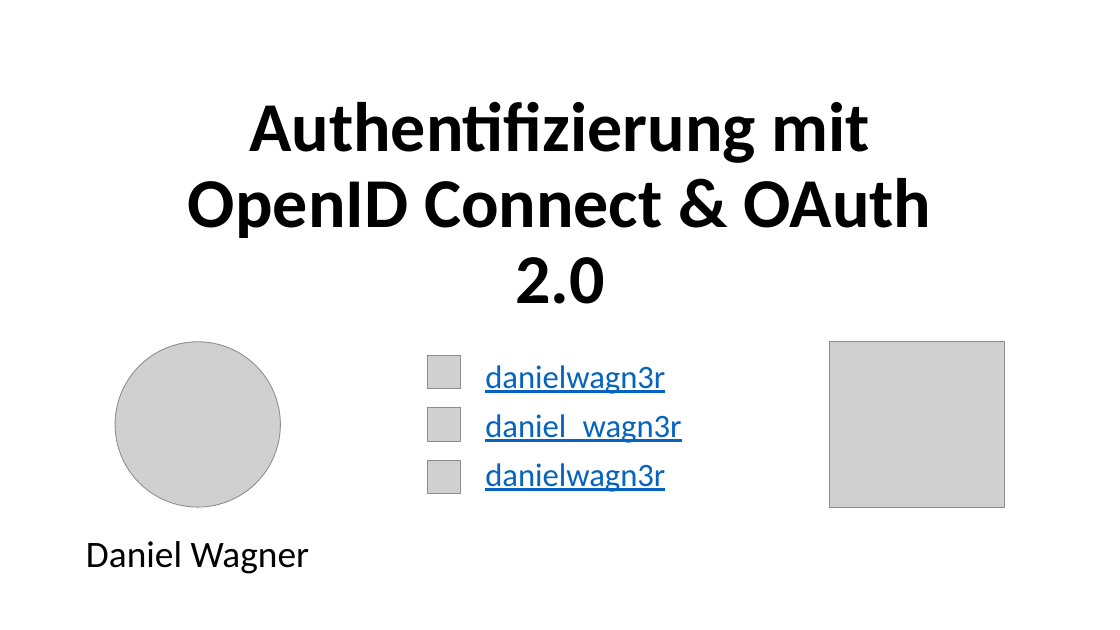
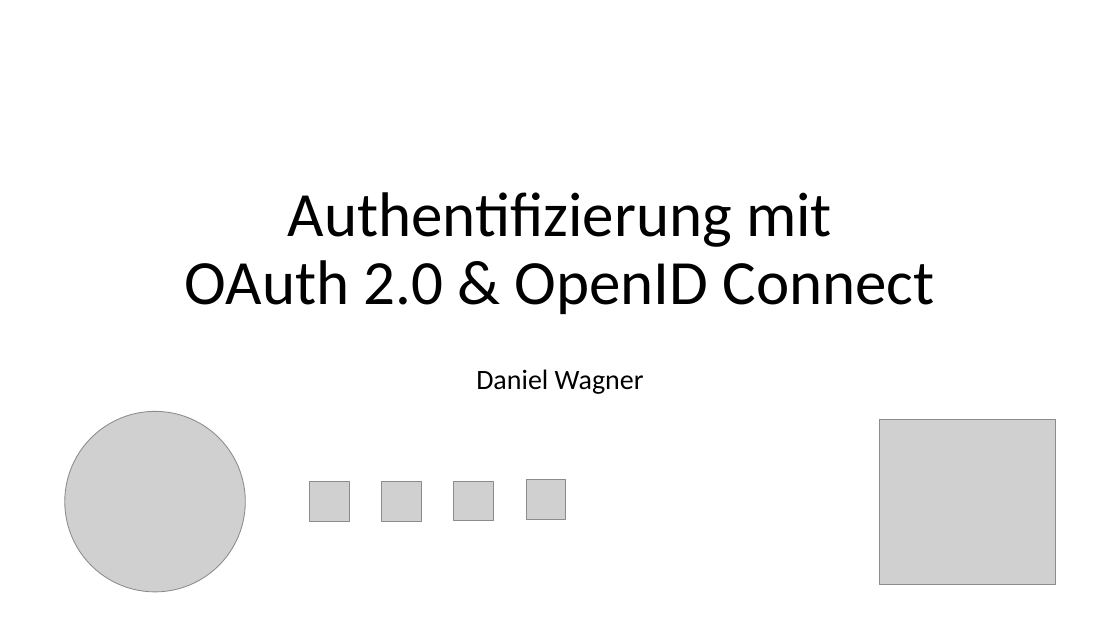
Before and after one commit to danielwagn3r/openid-workshop, a slide deck: slide 1 of OpenID Connect & OAuth.pptx. Drawn at 1120x630 pixels with LibreOffice and Linux fonts; fonts in the diff are those of the drawing; grey boxes stand for pictures. Boxes give left, top, right and bottom in pixels: in the first picture for what was removed or moved away, otherwise in the second. Text is boxed around its words. In the diff, an @@ line names an element or a change of style, - is before the commit and + after.

Commit message:
Updated slides

```diff
--- a/OpenID Connect & OAuth.pptx
+++ b/OpenID Connect & OAuth.pptx
@@ title at (185, 192, 935, 314): text changed; size 60 to 54 pt; bold off @@
-Authentifizierung mit
-OpenID Connect & OAuth 2.0
+Authentifizierung mit
+OAuth 2.0 & OpenID Connect
@@ picture removed at (115, 342, 281, 507) @@
@@ subtitle "Daniel Wagner": place and size @@
-subtitle "Daniel Wagner" at (86, 541, 310, 574)
+subtitle "Daniel Wagner" at (476, 369, 644, 394)
@@ subtitle "Daniel Wagner" at (476, 369, 644, 394): size 32 to 24 pt; line spacing 1 to 0.9; more space between paragraphs @@
@@ group removed at (428, 355, 681, 492): 3 texts, 1 picture @@
-daniel_wagn3r
-danielwagn3r
-danielwagn3r
@@ picture added at (65, 412, 245, 592) @@
@@ picture: place and size @@
-picture at (830, 342, 1006, 507)
+picture at (881, 419, 1056, 585)
@@ picture added at (309, 482, 349, 522) @@
@@ picture: place and size @@
-picture at (428, 460, 460, 493)
+picture at (381, 482, 421, 522)
@@ picture: place and size @@
-picture at (428, 408, 460, 441)
+picture at (454, 481, 493, 521)
@@ picture added at (526, 480, 565, 519) @@
```
Also in this commit, not shown: 4 other slides changed, 3 slides added, 1 slide removed.
